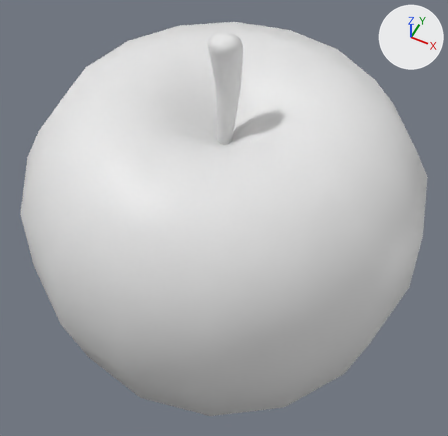
The FBX model Assets/Assets/Ingredients/Apple.fbx, before and after one commit.
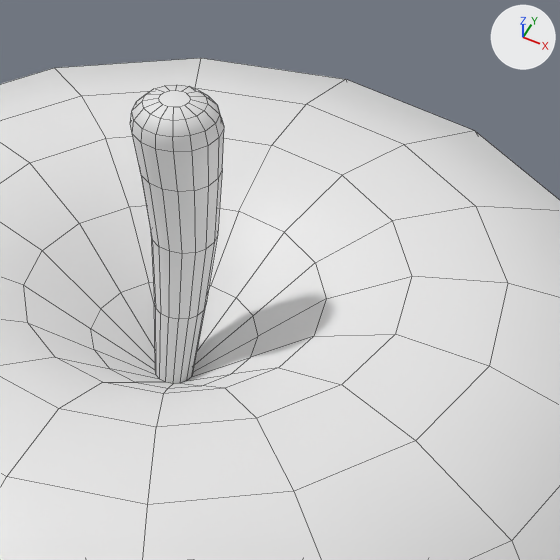
Each version appears first whole from a 50 mm lens placed at (0.0598, -0.12, 0.15), pointed at (0.0014, -0.0031, 0.004), and next in a close-up on the part from 35% to 83% of the width and 0% to 48% of the height. Arrows for +X, +Y and +Z are at upper right; the lights stay in place. The last two pictures show the newer version. The close-ups show mesh edges as thin lines. Where no turn or scale is listed for an object, it has been applied to the vertices. Vertices at exactly the same position are counted once.

Objects in the first close-up: 'Apple'.
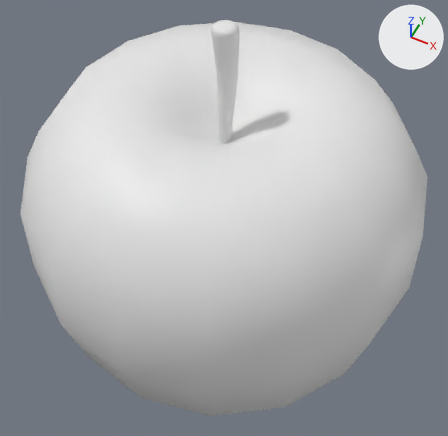
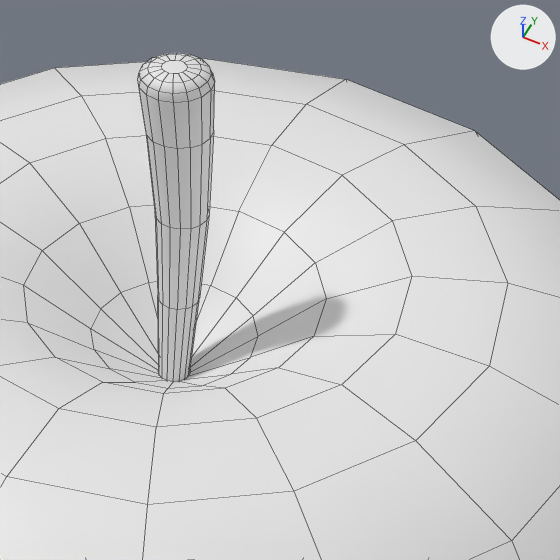
Where the newer file only moved an object's origin or applied its transform, the numbers keep the older frame.

Boxes [x1, y1, x2, y2] around the edits, measured in the close-ups (560 x 560 px):
'Apple.001', added: after [138, 53, 215, 381]
part 1 of me_sphere_001, cut back: before [91, 85, 258, 388]; after [91, 282, 258, 388]

Patch to the scene script:
```diff
--- a/Assets/Assets/Ingredients/Apple.fbx.py
+++ b/Assets/Assets/Ingredients/Apple.fbx.py
@@ me_sphere_001 @@
 # used by ob_apple; location = (0.0, 0.0, 0.0)
-me_sphere_001.from_pydata(...)  # 400 vertices, 386 faces; spans x -0.0608..0.0608, y -0.0608..0.0608, z -0.0556..0.0663
+me_sphere_001.from_pydata(...)  # 288 vertices, 274 faces; spans x -0.0608..0.0608, y -0.0608..0.0608, z -0.0556..0.0473
+# me_sphere_001 part 1
+# 128 vertices are removed from x -0.0044..0.0044, y -0.0039..0.0055, z 0.0334..0.0663
+# 129 faces are deleted
+# 16 vertices are added at x -0.0017..0.0017, y -0.0017..0.0017, z 0.0334
+# 17 new faces join them
@@ me_sphere_002 @@
+me_sphere_002.from_pydata(...)  # 128 vertices, 113 faces; spans x -0.0035..0.0035, y -0.0037..0.0039, z -0.0264..0.0104
@@ ob_apple_001 @@
+ob_apple_001 = bpy.data.objects.new('Apple.001', me_sphere_002)
+ob_apple_001.location = (0.0, 0.0005, 0.0593)
```
